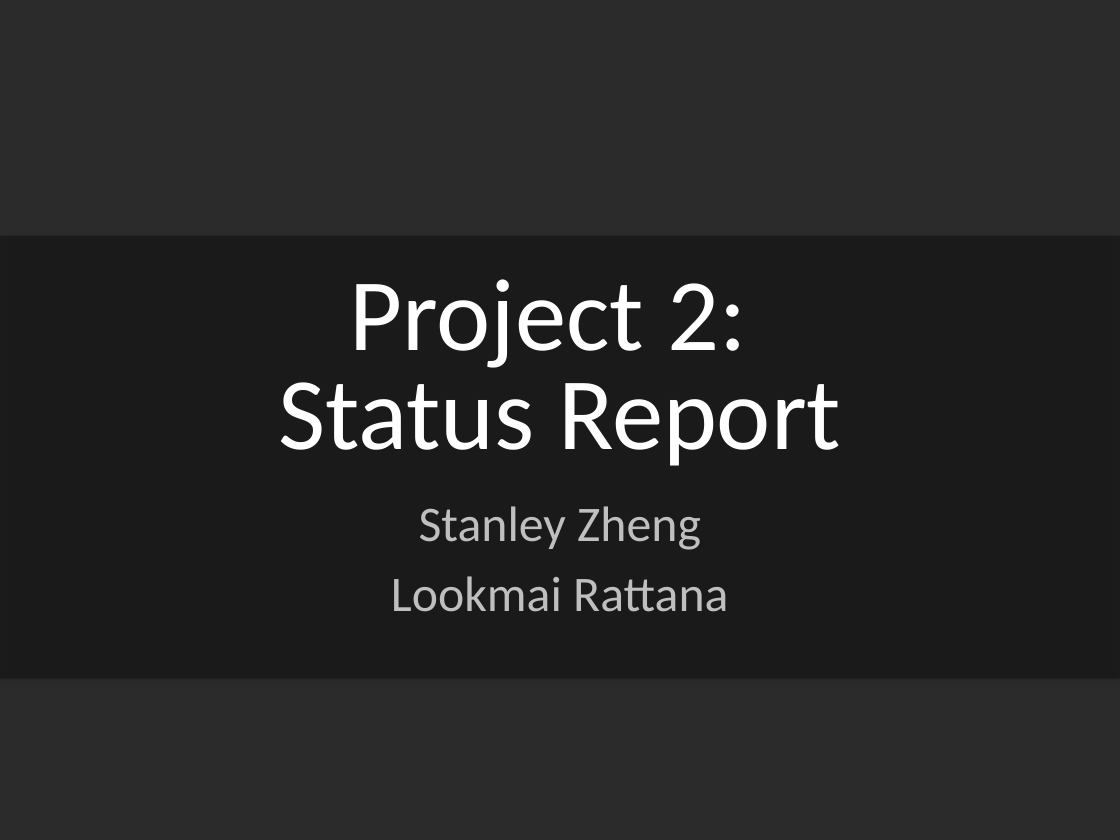
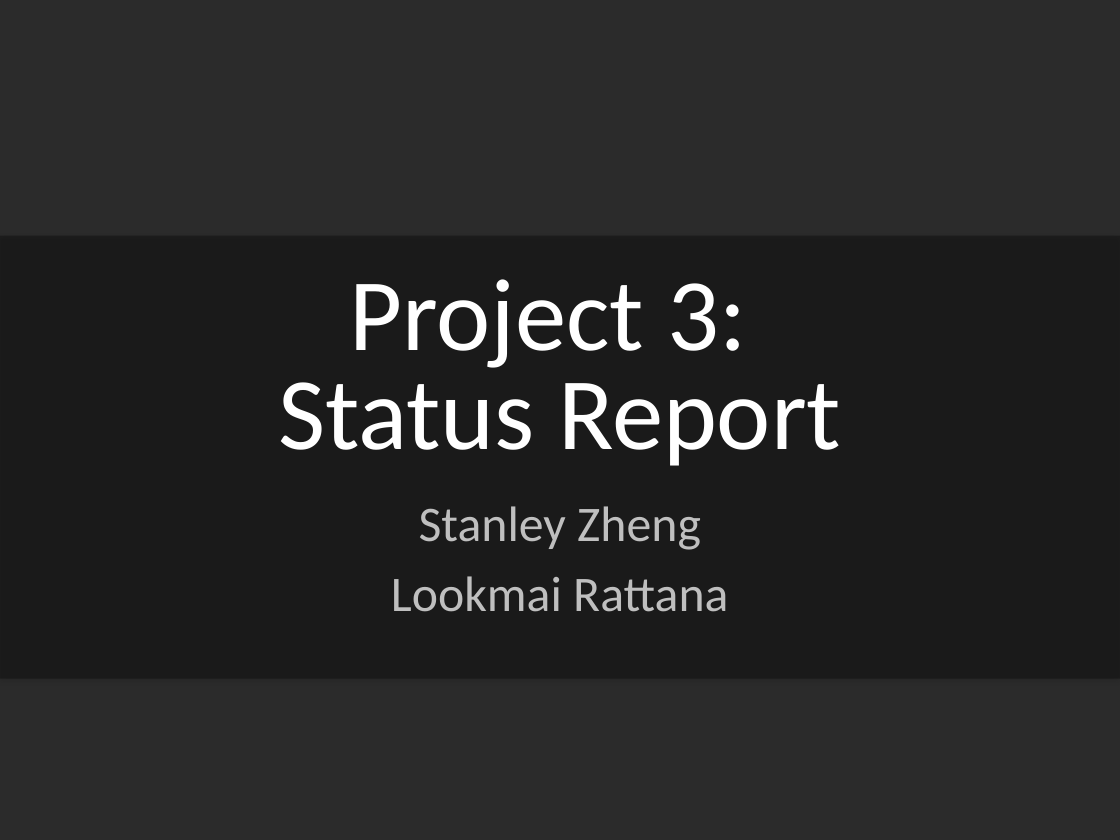
Before and after one commit to 0111001101111010/CS418-S14, a slide deck: slide 1 of cs418presentation2.pptx. Drawn at 1120x840 pixels with LibreOffice and Linux fonts; fonts in the diff are those of the drawing; background and template pictures are left out; a plain dark background stands for a picture behind light text. Boxes give left, top, right and bottom in pixels: in the first picture for what was removed or moved away, otherwise in the second. Text is boxed around its words. In the diff, an @@ line names an element or a change of style, - is before the commit and + after.

Commit message:
proj3 status report stuff

```diff
--- a/cs418presentation2.pptx
+++ b/cs418presentation2.pptx
@@ title at <box>278,279,841,466</box>: text changed @@
-Project 2:
-Status Report
+Project 3:
+Status Report
```
Also in this commit, not shown: 6 slides added, 6 slides removed, 4 other files.
